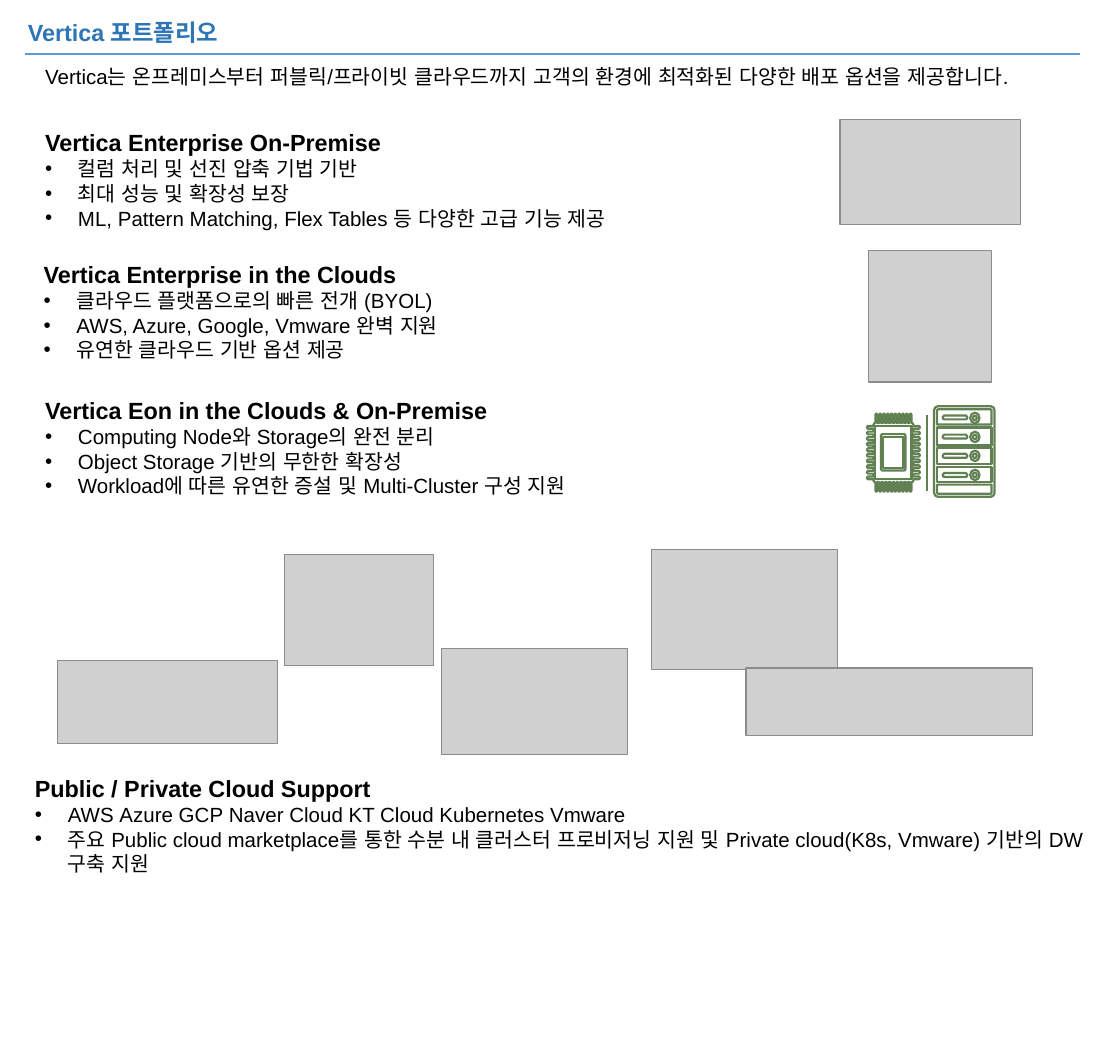
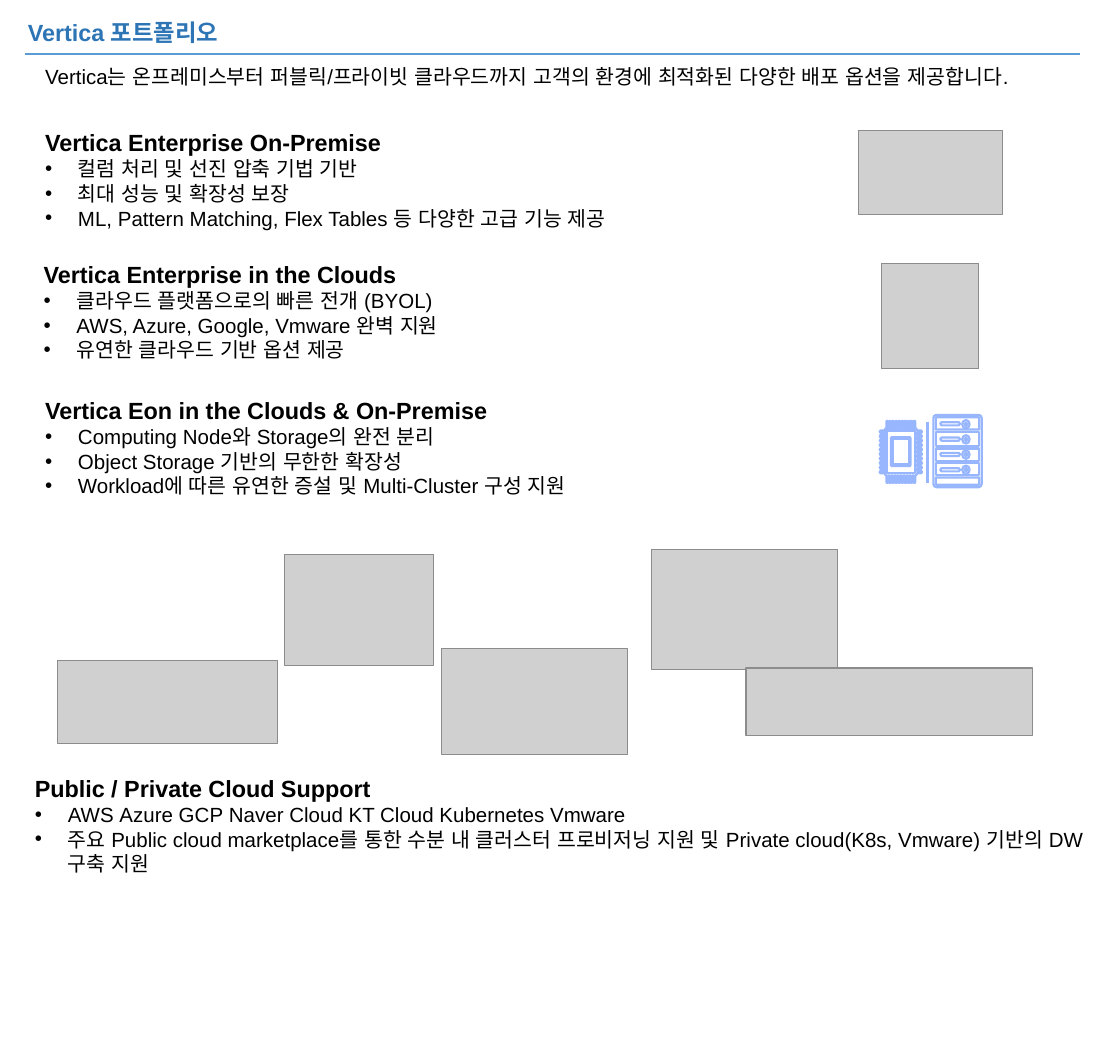
Before and after one commit to JIN0326/vertica_blog, a slide deck: slide 3 of 99ref/버티카_blog.pptx. Drawn at 1120x1037 pixels with LibreOffice and Linux fonts; fonts in the diff are those of the drawing; grey boxes stand for pictures. Boxes give left, top, right and bottom in pixels: in the first picture for what was removed or moved away, otherwise in the second. Text is boxed around its words. In the diff, an @@ line names an element or a change of style, - is before the commit and + after.

```diff
--- a/99ref/버티카_blog.pptx
+++ b/99ref/버티카_blog.pptx
@@ picture: place and size @@
-picture at box(840, 119, 1021, 224)
+picture at box(859, 130, 1003, 214)
@@ rectangle: place and size @@
-rectangle at box(863, 112, 1000, 234)
+rectangle at box(877, 123, 986, 221)
@@ rectangle: place and size @@
-rectangle at box(862, 256, 999, 378)
+rectangle at box(876, 268, 985, 366)
@@ picture: place and size @@
-picture at box(869, 250, 991, 381)
+picture at box(881, 263, 979, 369)
@@ rectangle: place and size @@
-rectangle at box(862, 388, 999, 510)
+rectangle at box(876, 400, 985, 498)
@@ freeform shape: place and size @@
-freeform shape at box(935, 407, 996, 497)
+freeform shape at box(934, 415, 982, 488)
@@ freeform shape: place and size @@
-freeform shape at box(867, 413, 920, 492)
+freeform shape at box(880, 420, 922, 484)
@@ freeform shape: place and size @@
-freeform shape at box(881, 434, 905, 471)
+freeform shape at box(891, 437, 911, 467)
@@ line moved from (927, 415) - (927, 491) to (927, 421) - (927, 483) @@
@@ line (927, 421) - (927, 483): stroke #618153 1.5 pt to #98B6FE 1.5 pt @@
@@ freeform shape: place and size @@
-freeform shape at box(943, 435, 968, 439)
+freeform shape at box(940, 437, 960, 440)
@@ freeform shape: place and size @@
-freeform shape at box(943, 415, 968, 419)
+freeform shape at box(940, 423, 960, 426)
@@ outline #618153 1.5 pt to #98B6FE 1.5 pt in 11 elements at box(891, 437, 911, 467), box(880, 420, 922, 484), box(934, 415, 982, 488), box(940, 437, 960, 440), box(940, 453, 960, 456), box(962, 435, 969, 444), box(962, 450, 969, 458), box(940, 468, 960, 471), box(940, 423, 960, 426), box(962, 466, 969, 474), box(962, 420, 969, 429) @@
@@ freeform shape: place and size @@
-freeform shape at box(970, 432, 980, 443)
+freeform shape at box(962, 435, 969, 444)
@@ freeform shape: place and size @@
-freeform shape at box(970, 413, 980, 424)
+freeform shape at box(962, 420, 969, 429)
@@ freeform shape: place and size @@
-freeform shape at box(943, 454, 968, 458)
+freeform shape at box(940, 453, 960, 456)
@@ freeform shape: place and size @@
-freeform shape at box(943, 473, 968, 477)
+freeform shape at box(940, 468, 960, 471)
@@ freeform shape: place and size @@
-freeform shape at box(970, 451, 980, 461)
+freeform shape at box(962, 450, 969, 458)
@@ freeform shape: place and size @@
-freeform shape at box(970, 470, 980, 480)
+freeform shape at box(962, 466, 969, 474)
```
Also in this commit, not shown: 5 other files.
